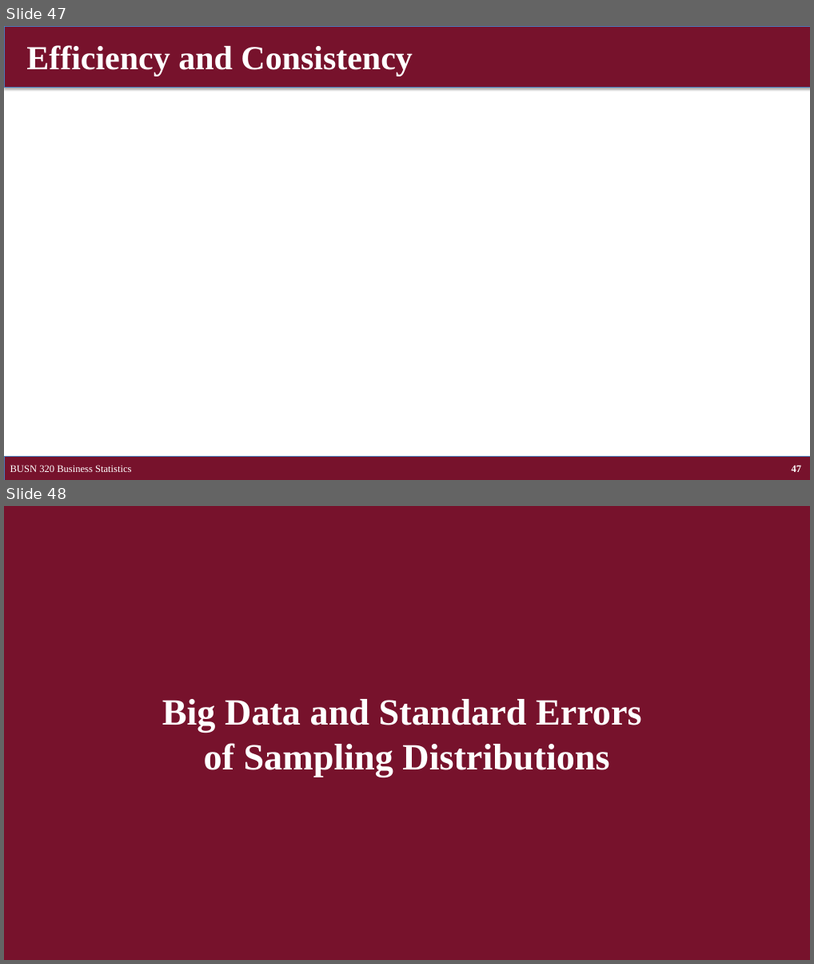
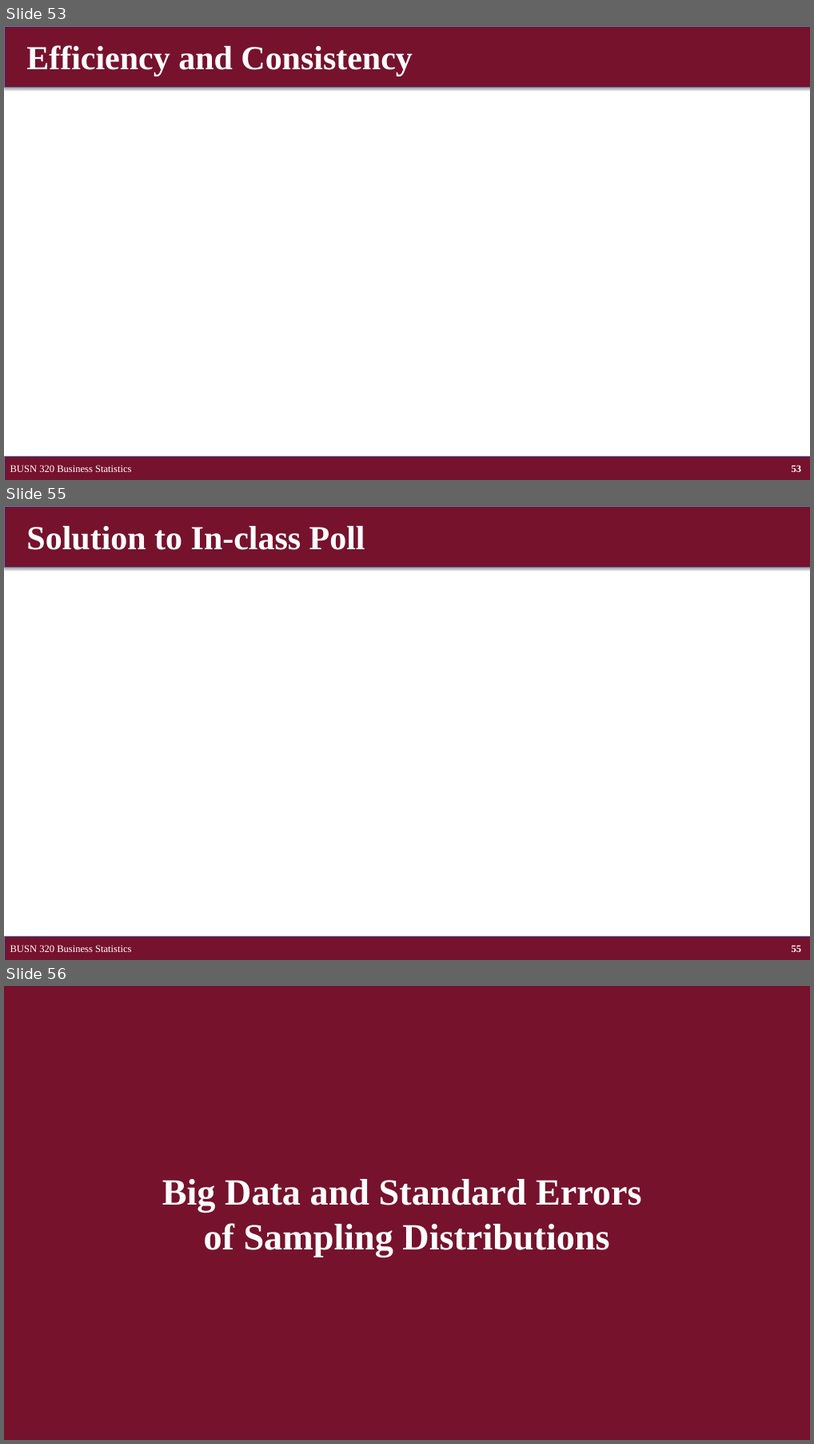
Before and after one commit to brianhwpark/brianhwpark.github.io, a slide deck: files/teaching-resources/concordiacollege-busn-320/busn-320-lecture-note/busn320-ch07.pptx. Shown one above the other, each under a label of ours: slides 47 and 48 before the commit, slides 53, 55 and 56 after it; the slides between them are not shown. The pictures are 814x964 and 814x1444 pixels, drawn with LibreOffice and Linux fonts; fonts in the diff are those of the drawing; grey boxes stand for pictures. Boxes give left, top, right and bottom in pixels: in the first picture for what was removed or moved away, otherwise in the second. Text is boxed around its words. In the diff, an @@ line names an element or a change of style, - is before the commit and + after.

```diff
--- a/files/teaching-resources/concordiacollege-busn-320/busn-320-lecture-note/busn320-ch07.pptx
+++ b/files/teaching-resources/concordiacollege-busn-320/busn-320-lecture-note/busn320-ch07.pptx
@@ slide 55 added at [4, 506, 810, 960], background #FFFFFF @@
@@ rectangle added at [4, 506, 810, 567], fill #77122C, outline #4B7EBC 0.75 pt @@
@@ title added at [26, 526, 366, 550], 40 pt, text #FFFFFF, bold @@
+Solution to In-class Poll
@@ rectangle added at [4, 936, 810, 960], fill #77122C, outline #4B7EBC 0.75 pt @@
@@ text added at [10, 944, 131, 952], 12 pt, text #FFFFFF @@
+BUSN 320 Business Statistics
@@ page number added at [792, 944, 802, 952], 12 pt, text #FFFFFF, bold @@
+55
@@ what was slide 47 is now slide 53 @@
@@ page number at [792, 464, 802, 472]: text changed @@
-47
+53
@@ what was slide 48 is now slide 56 @@
```
Also in this commit, not shown: 1 slide changed, 9 other slides added, 15 other files.
